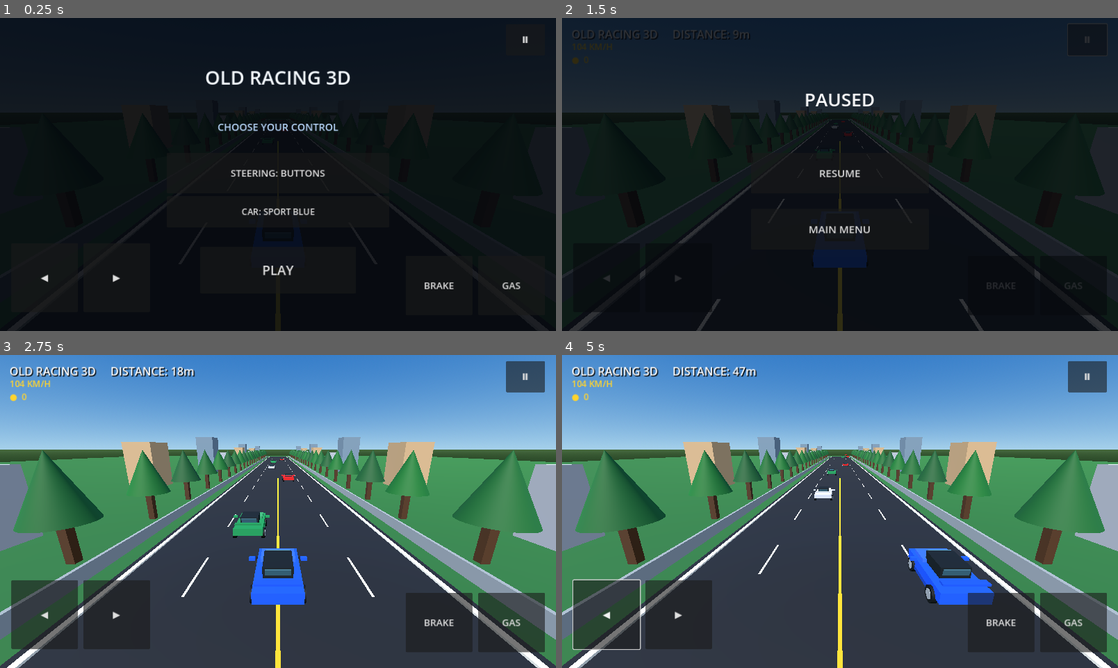
Above: before the commit, frames 1-4 (two rows, left to right).
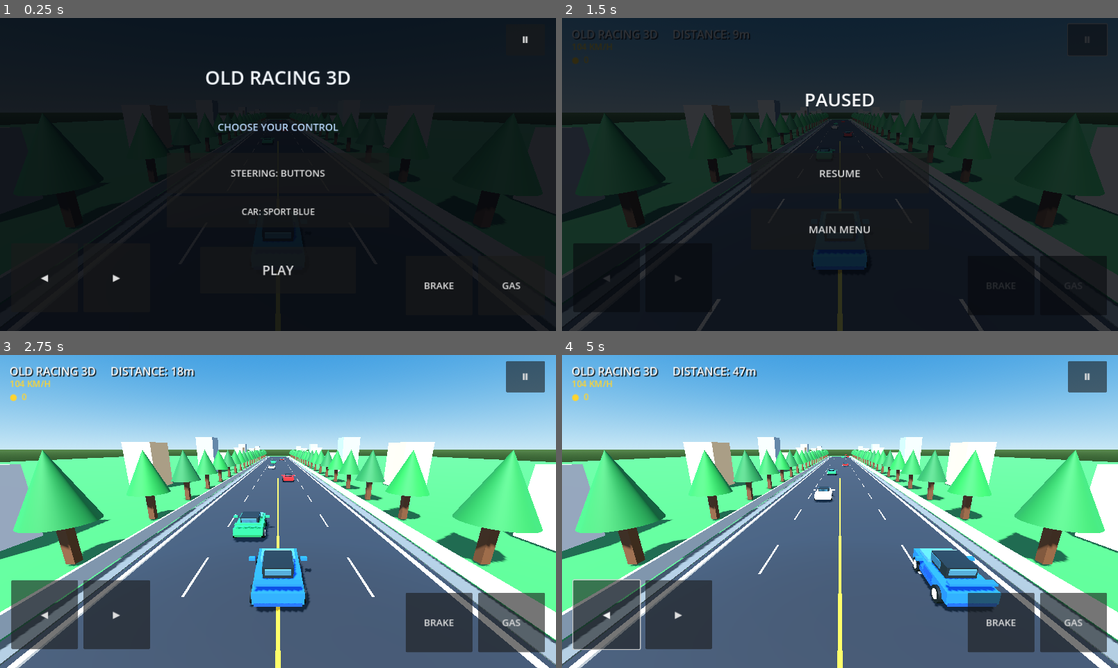
Above: after the commit, the same moments.

Repository: edtatevosiani99-create/Old-Racing
Game: Godot game, scene res://Main.tscn
Two runs of this game, one before a commit and one after it. Both use one fixed random seed, a clock stepped at 60 frames per second and the inputs below.
Inputs (mouse positions are in pixels of both pictures, inside the frame that each line leads up to):
- Up to frame 1 (0.25 s): no input
- Up to frame 2 (1.5 s): click "PLAY" at 0.5 s; click "Ⅱ" at 1.25 s
- Up to frame 3 (2.75 s): click "RESUME" at 2 s
- Up to frame 4 (5 s): click "◀" at 2.75 s; tap Enter at 3.5 s; move the mouse to (962, 495) at 3.52 s; hold Right (ui_right) 3.53-4.25 s; click (962, 495) at 3.67 s; drag from (728, 527) to (812, 574) at 4.27 s

The runs differ from the first frame. In frame 2, 1.3% of the frame differs, in the area x 0-100%, y 32-99%; in frame 3, 89%; in frame 4, 89%, in the area x 0-100%, y 0-100%.

Commit message:
Fix multitouch driving controls, tilt direction, and improve car and road visuals

Diff:
--- a/godot/main.gd
+++ b/godot/main.gd
@@ -34,6 +34,7 @@
 var spawn_timer := 0.0
 var coin_timer := 0.0
 var touch_steer := 0.0
+var active_touches: Dictionary = {}
 var menu_active := true
 var menu_panel: Control
 var control_mode_button: Button
@@ -71,12 +72,14 @@
     e.sky.sky_material = sky_mat
     e.ambient_light_source = Environment.AMBIENT_SOURCE_COLOR
     e.ambient_light_color = Color(0.7, 0.76, 0.85)
-    e.ambient_light_energy = 0.8
+    e.ambient_light_energy = 0.95
+    e.tonemap_mode = Environment.TONE_MAPPER_FILMIC
     env.environment = e
     add_child(env)
     var sun := DirectionalLight3D.new()
     sun.rotation_degrees = Vector3(-48, -25, 0)
     sun.light_energy = 1.4
+    sun.shadow_enabled = true
     add_child(sun)
     var ground := _box(Vector3(250, 0.3, 260), Color(0.17, 0.42, 0.20))
     ground.position = Vector3(0, -0.35, -65)
@@ -99,6 +102,10 @@
             mark.position = Vector3(lane * LANE_WIDTH, 0.015, 12.0 - float(i) * 7.5)
             add_child(mark)
             road_marks.append(mark)
+    for side in [-1.0, 1.0]:
+        var shoulder := _box(Vector3(0.8, 0.04, ROAD_LENGTH), Color(0.32, 0.34, 0.34))
+        shoulder.position = Vector3(side * (ROAD_WIDTH * 0.5 + 0.42), -0.02, -70)
+        add_child(shoulder)
     var center := _box(Vector3(0.13, 0.03, ROAD_LENGTH), Color(0.98, 0.75, 0.12))
     center.position = Vector3(0, 0.02, -70)
     add_child(center)
@@ -171,6 +178,23 @@
     windshield.position = Vector3(0, 1.12, -0.48)
     windshield.rotation.x = deg_to_rad(-20)
     root.add_child(windshield)
+    # Side glass, door seams and sporty body accents.
+    for side in [-1.0, 1.0]:
+        var side_glass := _box(Vector3(0.045, 0.27, 0.78), Color(0.12, 0.27, 0.34))
+        side_glass.position = Vector3(side * 0.565, 1.08, -0.02)
+        root.add_child(side_glass)
+        var door_line := _box(Vector3(0.035, 0.25, 0.78), color.darkened(0.30))
+        door_line.position = Vector3(side * 0.866, 0.61, 0.10)
+        root.add_child(door_line)
+    var hood_line := _box(Vector3(0.045, 0.018, 0.72), color.lightened(0.28))
+    hood_line.position = Vector3(0.0, 0.958, -0.78)
+    root.add_child(hood_line)
+    var front_bumper := _box(Vector3(1.58, 0.13, 0.12), color.darkened(0.32))
+    front_bumper.position = Vector3(0, 0.36, -1.62)
+    root.add_child(front_bumper)
+    var rear_bumper := _box(Vector3(1.58, 0.13, 0.12), color.darkened(0.32))
+    rear_bumper.position = Vector3(0, 0.36, 1.58)
+    root.add_child(rear_bumper)
     for x in [-0.86, 0.86]:
         for z in [-1.02, 1.02]:
             var wheel := _cylinder(0.31, 0.20, Color(0.025, 0.028, 0.032))
@@ -239,17 +263,9 @@
     pause_button.pressed.connect(_toggle_pause)
     _make_game_overlays(layer)
     left_button = _button(layer, "◀", Vector2(0.02, 0.72), Vector2(0.14, 0.94))
-    left_button.button_down.connect(func(): touch_steer = -1.0)
-    left_button.button_up.connect(func(): touch_steer = 0.0)
     right_button = _button(layer, "▶", Vector2(0.15, 0.72), Vector2(0.27, 0.94))
-    right_button.button_down.connect(func(): touch_steer = 1.0)
-    right_button.button_up.connect(func(): touch_steer = 0.0)
     brake_button = _button(layer, "BRAKE", Vector2(0.73, 0.76), Vector2(0.85, 0.95))
-    brake_button.button_down.connect(func(): brake_pressed = true)
-    brake_button.button_up.connect(func(): brake_pressed = false)
     gas_button = _button(layer, "GAS", Vector2(0.86, 0.76), Vector2(0.98, 0.95))
-    gas_button.button_down.connect(func(): gas_pressed = true)
-    gas_button.button_up.connect(func(): gas_pressed = false)
 
 
 func _make_menu() -> void:
@@ -446,7 +462,7 @@
         return
     var steer := touch_steer
     if tilt_mode and OS.has_feature("mobile"):
-        steer = clamp(-Input.get_accelerometer().x / 5.0, -1.0, 1.0)
+        steer = clamp(Input.get_accelerometer().x / 5.0, -1.0, 1.0)
         if abs(touch_steer) > 0.1:
             steer = touch_steer
     if Input.is_action_pressed("ui_left"):
@@ -455,10 +471,12 @@
         steer = 1.0
     steering = move_toward(steering, steer, delta * 2.5)
     player.position.x = clamp(player.position.x + steering * delta * 6.0, -5.1, 5.1)
-    if gas_pressed:
+    if gas_pressed and not brake_pressed:
         speed = min(MAX_SPEED, speed + delta * 17.0)
-    elif brake_pressed:
+    elif brake_pressed and not gas_pressed:
         speed = max(MIN_SPEED, speed - delta * 28.0)
+    elif gas_pressed and brake_pressed:
+        speed = move_toward(speed, MIN_SPEED, delta * 35.0)
     else:
         speed = move_toward(speed, 26.0, delta * 2.0)
     distance += speed * delta * 0.5
@@ -525,6 +543,49 @@
     if not paused:
         touch_steer = 0.0
 
+func _input(event: InputEvent) -> void:
+    # Track each finger separately so steering and pedals work at the same time.
+    var changed := false
+    if event is InputEventScreenTouch:
+        if event.pressed:
+            active_touches[event.index] = event.position
+        else:
+            active_touches.erase(event.index)
+        changed = true
+    elif event is InputEventScreenDrag:
+        if active_touches.has(event.index):
+            active_touches[event.index] = event.position
+            changed = true
+    if changed:
+        _refresh_touch_controls()
+
+func _refresh_touch_controls() -> void:
+    var viewport_size := get_viewport().get_visible_rect().size
+    if viewport_size.x <= 0.0 or viewport_size.y <= 0.0:
+        return
+    gas_pressed = false
+    brake_pressed = false
+    var left_down := false
+    var right_down := false
+    for finger in active_touches:
+        var p: Vector2 = active_touches[finger]
+        var nx := p.x / viewport_size.x
+        var ny := p.y / viewport_size.y
+        if ny >= 0.68 and nx >= 0.84:
+            gas_pressed = true
+        elif ny >= 0.68 and nx >= 0.70 and nx < 0.84:
+            brake_pressed = true
+        elif ny >= 0.68 and nx < 0.145:
+            left_down = true
+        elif ny >= 0.68 and nx >= 0.145 and nx < 0.29:
+            right_down = true
+    if left_down and not right_down:
+        touch_steer = -1.0
+    elif right_down and not left_down:
+        touch_steer = 1.0
+    else:
+        touch_steer = 0.0
+
 func _unhandled_input(event: InputEvent) -> void:
     if event is InputEventKey and event.pressed and event.keycode == KEY_ESCAPE:
         _toggle_pause()
